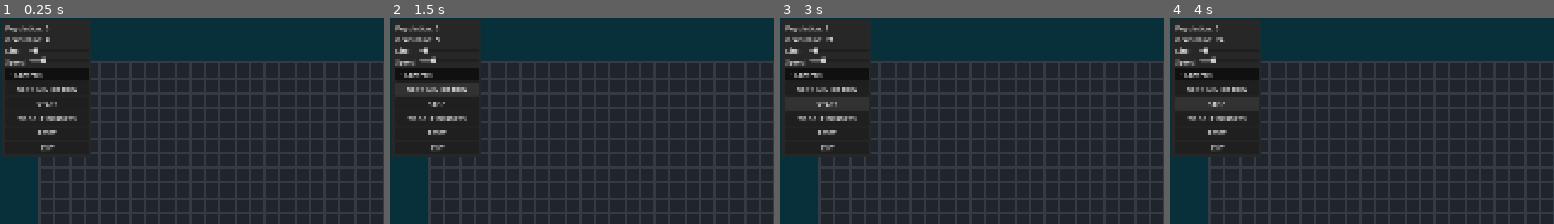
Above: before the commit, frames 1-4 (left to right).
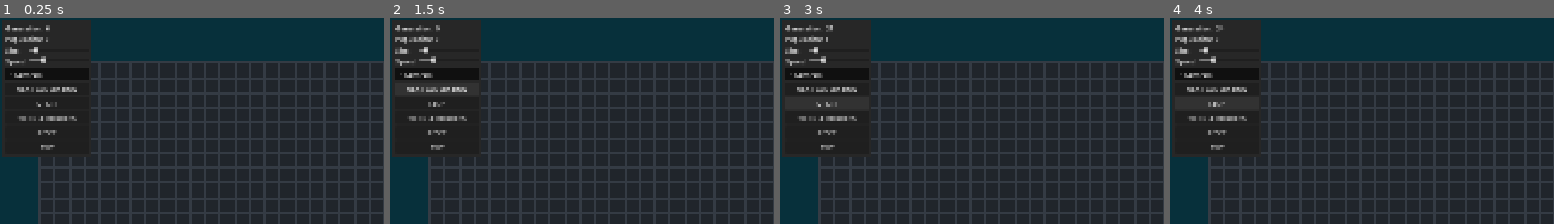
Above: after the commit, the same moments.

Repository: yasukawa426/conways-life-game-godot
Game: Godot game, scene res://scenes/main.tscn
Two runs of this game, one before a commit and one after it. Both use one fixed random seed, a clock stepped at 60 frames per second and the inputs below.
Inputs:
- Up to frame 1 (0.25 s): no input
- Up to frame 2 (1.5 s): click "START" at 0.5 s; click "NEXT GENERATION" at 1.25 s
- Up to frame 3 (3 s): click "NEXT GENERATION" at 2 s; click "STOP" at 2.75 s
- Up to frame 4 (4 s): click "START" at 3.5 s
The pictures show only the part of the screen within x 0-50%, y 0-50%; the shares and areas given below are measured in that part.

The runs differ from the first frame. In frame 1, 0.9% of the frame differs, in the area x 1-21%, y 3-65%; in frame 2, 0.9%; in frame 3, 1.0%; in frame 4, 0.9%.

Commit message:
refact: change  _population change logic

Diff:
--- a/scenes/grid.gd
+++ b/scenes/grid.gd
@@ -1,6 +1,5 @@
 extends Control
-signal population_changed(value: int)
-signal generation_changed(value: int)
+signal generation_changed(generation: int, population: int)
 
 const _BACKGROUND_COLOR: Color = Color("#20252B")
 const _ALIVE_CELL_COLOR: Color = Color.GREEN
@@ -28,14 +27,11 @@
 var _grid: Array[Array] = []
 var _next_grid: Array[Array] = []
 
-var _population: int = 0:
-	set(value):
-		_population = value
-		population_changed.emit(value)
+var _population: int = 0
 var _generation: int = 0:
 		set(value):
 			_generation = value
-			generation_changed.emit(value)
+			generation_changed.emit(value, _population)
 
 const _BASE_SIMULATION_WAIT_TIME: float = 0.1
 var _simulation_wait_time: float = _BASE_SIMULATION_WAIT_TIME
@@ -83,12 +79,16 @@
 		# only allow clicking inside the grid
 		if cell.x >= 0 and cell.x < _scaled_size.x and cell.y >= 0 and cell.y < _scaled_size.y:
 			var current = _grid[cell.y][cell.x]
+			var current_pop = _population
 
 			if current == false and is_left:
 				_population += 1
 
 			elif current == true and is_left == false:
 				_population -= 1
+
+			if current_pop != _population:
+				generation_changed.emit(_generation, _population)
 
 			_grid[cell.y][cell.x] = is_left # left - alive; right - dead
 			queue_redraw()
--- a/scenes/main.gd
+++ b/scenes/main.gd
@@ -80,12 +80,8 @@
 	get_tree().quit(0)
 
 
-func _on_grid_generation_changed(value: int) -> void:
-	ui_node.set_generation(value)
-
-
-func _on_grid_population_changed(value: int) -> void:
-	ui_node.set_population(value)
+func _on_grid_generation_changed(generation: int, population: int) -> void:
+	ui_node.set_generation(generation, population)
 
 
 func _on_ui_toggle_borders() -> void:
--- a/scenes/main.tscn
+++ b/scenes/main.tscn
@@ -24,7 +24,6 @@
 [node name="UI" parent="." unique_id=1380324904 instance=ExtResource("4_jyhfs")]
 
 [connection signal="generation_changed" from="Grid" to="." method="_on_grid_generation_changed"]
-[connection signal="population_changed" from="Grid" to="." method="_on_grid_population_changed"]
 [connection signal="exit" from="UI" to="." method="_on_ui_exit"]
 [connection signal="next_generation" from="UI" to="." method="_on_ui_next_generation"]
 [connection signal="reset" from="UI" to="." method="_on_ui_reset"]
--- a/scenes/ui.gd
+++ b/scenes/ui.gd
@@ -16,7 +16,6 @@
 @onready var speed_timer: Timer = speed_slider.get_child(0) # SpeedTimer
 @onready var size_slider: HSlider = $PanelContainer/FoldableContainer/GridContainer/BoxContainer/SizeHSlider
 @onready var size_timer: Timer = size_slider.get_child(0) # /SizeTimer
-@onready var population_label: Label = $PanelContainer/FoldableContainer/GridContainer/PopulationLabel
 @onready var generation_label: Label = $PanelContainer/FoldableContainer/GridContainer/GenerationLabel
 
 func _ready() -> void:
@@ -65,14 +64,9 @@
 func _on_exit_button_pressed() -> void:
 	exit.emit()
 
-func set_generation(value: int) -> void:
+func set_generation(generation: int, population: int) -> void:
 	if generation_label:
-		generation_label.text = "Generation: " + str(value)
-
-func set_population(value: int) -> void:
-	if population_label:
-		population_label.text = "Population: " + str(value)
-
+		generation_label.text = "Generation: " + str(generation) + "\nPopulation: " + str(population)
 
 func _on_toggle_borders_button_pressed() -> void:
 	toggle_borders.emit()
--- a/scenes/ui.tscn
+++ b/scenes/ui.tscn
@@ -35,13 +35,10 @@
 layout_mode = 2
 size_flags_horizontal = 4
 
-[node name="PopulationLabel" type="Label" parent="PanelContainer/FoldableContainer/GridContainer" unique_id=1590603712]
-layout_mode = 2
-text = "Population: 0"
-
 [node name="GenerationLabel" type="Label" parent="PanelContainer/FoldableContainer/GridContainer" unique_id=301390797]
 layout_mode = 2
-text = "Generation: 0"
+text = "Generation: 0
+Population: 0"
 
 [node name="BoxContainer" type="BoxContainer" parent="PanelContainer/FoldableContainer/GridContainer" unique_id=912768755]
 layout_mode = 2
